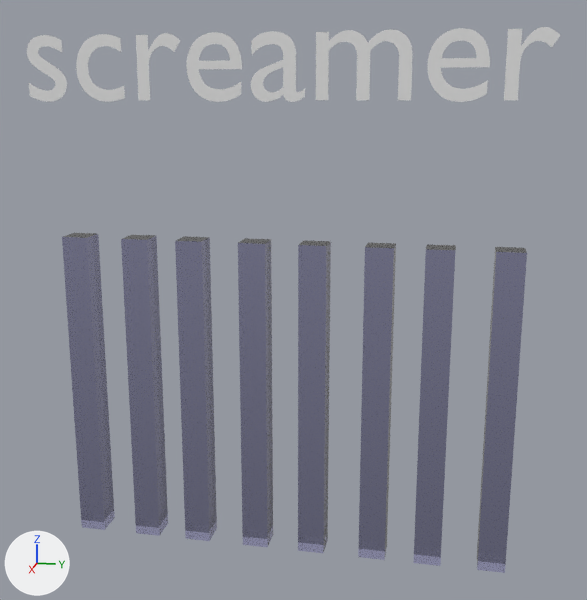
The glTF model assets/GLTF/INSTRUMENT1.glb, before and after one commit.
The view is the same before and after, from a 50 mm lens placed at (55.6, 9.7, 54.6), pointed at (-3.7, -2.1, 39.8). Arrows for +X, +Y and +Z are at lower left; the lights stay in place. Where no turn or scale is listed for an object, it has been applied to the vertices.

Names of what the first picture shows: 'Cube.001', 'Text'.
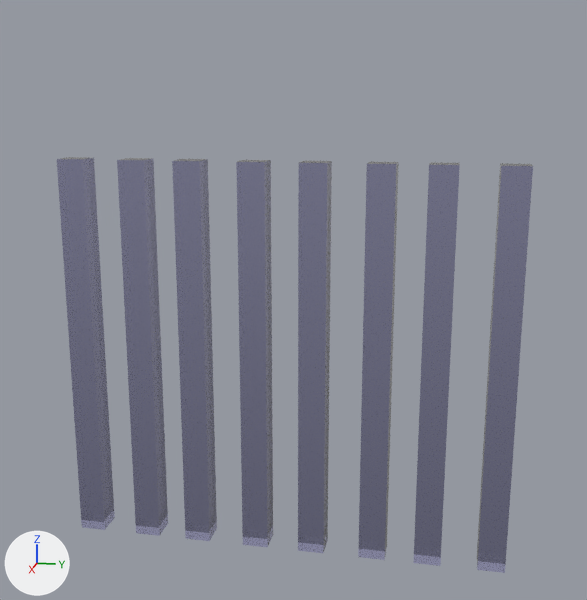
The newer file is also rescaled (x3.45), turned or shifted as a whole; pictures and numbers use the older file's frame.

What differs and where, as boxes [x1, y1, x2, y2] in the pictures (587 x 600 px):
```json
{"object": "Cube.001", "change": "moved, rescaled", "before": [62, 233, 527, 573], "after": [57, 157, 533, 573], "on screen": "22% taller"}
{"object": "Text", "change": "deleted", "before": [27, 27, 560, 102]}
```

Scene script edits in JSON lines:
```json
{"op": "remove", "block": "ob_text", "code": ["ob_text = bpy.data.objects.new('Text', me_text)", "ob_text.location = (-3.48, -23.09, 54.56)"]}
{"op": "set", "path": "ob_cube_001.location", "old": "(-3.33, -19.13, 31.79)", "new": "(-3.33, -19.13, 34.78)"}
{"op": "set", "path": "ob_cube_001.scale", "old": "(12.5, 1.04, 1.04)", "new": "(15.5, 1.04, 1.04)"}
```
